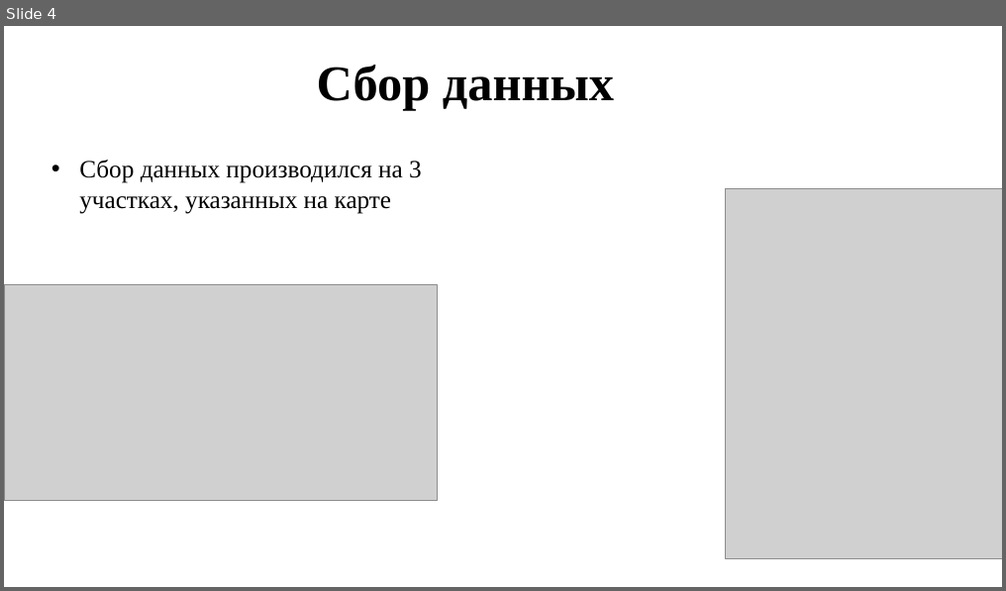
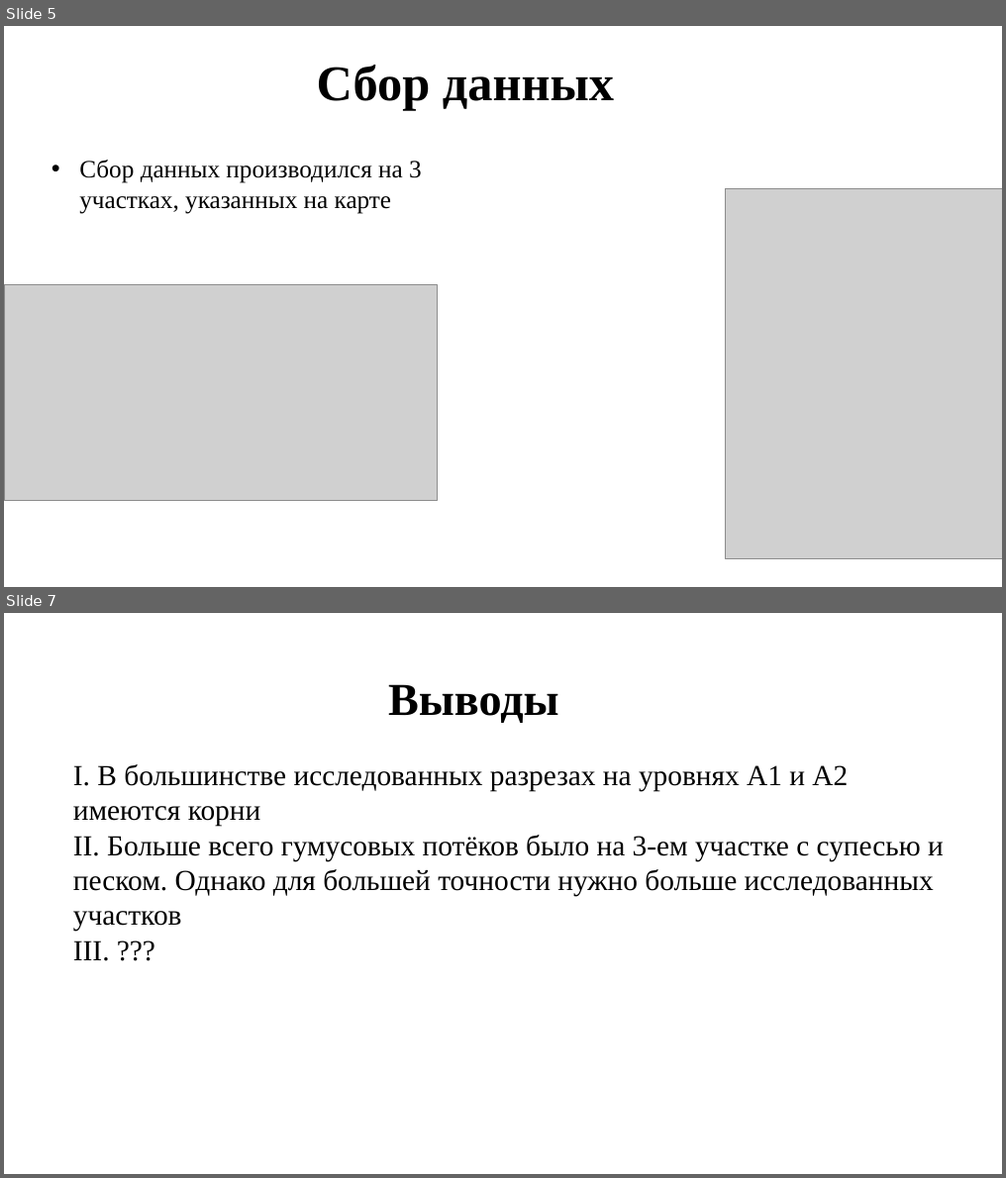
Before and after one commit to Zhabich12/PochvaZZZ, a slide deck: презентация PochaZZZ.pptx. Shown one above the other, each under a label of ours: slide 4 before the commit, slides 5 and 7 after it; the slides between them are not shown. The pictures are 1006x591 and 1006x1178 pixels, drawn with LibreOffice and Linux fonts; fonts in the diff are those of the drawing; grey boxes stand for pictures. Boxes give left, top, right and bottom in pixels: in the first picture for what was removed or moved away, otherwise in the second. Text is boxed around its words. In the diff, an @@ line names an element or a change of style, - is before the commit and + after.

```diff
--- a/презентация PochaZZZ.pptx
+++ b/презентация PochaZZZ.pptx
@@ slide 7 added at [4,613,1002,1174], background #FFFFFF @@
@@ text added at [388,684,559,723], 44 pt, text #000000, bold @@
+Выводы
@@ text added at [73,764,944,961], 28 pt, text #000000 @@
+I. В большинстве исследованных разрезах на уровнях A1 и A2 имеются корни
+II. Больше всего гумусовых потёков было на 3-ем участке с супесью и песком. Однако для большей точности нужно больше исследованных участков
+III. ???
@@ what was slide 4 is now slide 5 @@
```
Also in this commit, not shown: 3 slides changed, 1 other slide added, 2 slides removed, 2 other files.
